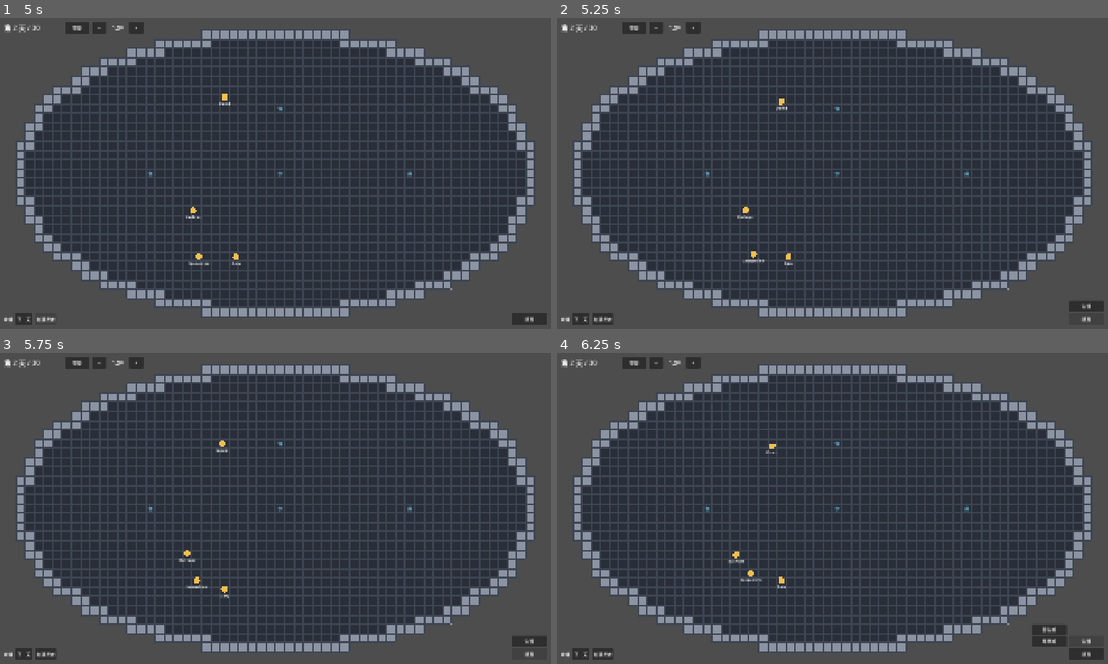
Above: before the commit, frames 1-4 (two rows, left to right).
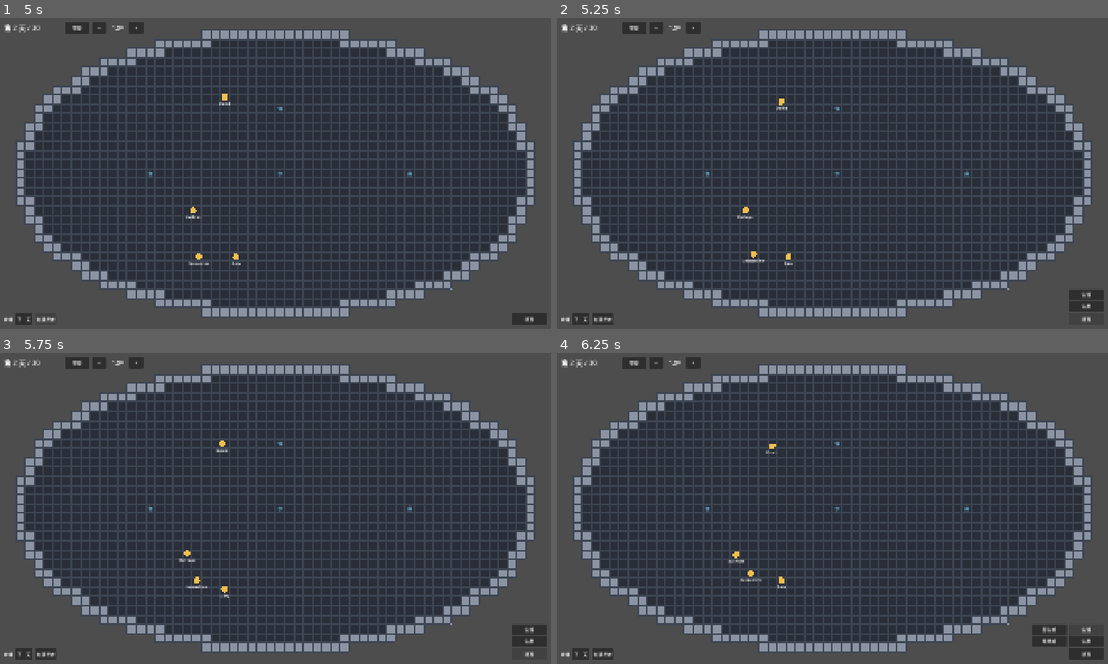
Above: after the commit, the same moments.

Repository: ntust-swe-project/group-AI
Game: Godot game, scene res://scenes/main.tscn
Same seed, same stepped clock (60 frames per second), same inputs: the game is played once before the commit and once after it.
Inputs:
- Up to frame 1 (5 s): click "暫停" at 0.5 s; click "繼續" at 1.25 s; click "−" at 2 s; click "+" at 2.75 s; click "下一天" at 3.5 s; click "加殖民者" at 4.25 s
- Up to frame 2 (5.25 s): click "建造" at 5 s
- Up to frame 3 (5.75 s): no input
- Up to frame 4 (6.25 s): click "生活" at 5.75 s

Frame 1 is identical in both runs. In frame 2, 0.2% of the frame differs, in the area x 92-100%, y 87-94%; in frame 3, 0.2%; in frame 4, less than 0.1%.

Commit message:
feat(resources): add the stockpile, production facility kinds, build costs and development level
Co-Authored-By: Claude Opus 5.5 <noreply@anthropic.com>

Diff:
--- a/logic/construction.gd
+++ b/logic/construction.gd
@@ -15,14 +15,16 @@
 
 var _grid: StationGrid
 var _board: AssignmentBoard
+var _stockpile: Stockpile  # null = building is free (feature 004's tests)
 var _all: Array[Facility] = []  # in placing order
 var _next_id := 1
 var _reserved := {}  # cell -> true: kept clear for something else (feature 003's supply points)
 
 
-func _init(grid: StationGrid, board: AssignmentBoard) -> void:
+func _init(grid: StationGrid, board: AssignmentBoard, stockpile: Stockpile = null) -> void:
 	_grid = grid
 	_board = board
+	_stockpile = stockpile
 
 
 ## Cells no blueprint may cover. Feature 003 keeps its supply points clear so a
@@ -42,10 +44,26 @@
 	return cells
 
 
+## R7: the stock holds enough materials for `kind` (always true with no stockpile).
+func can_afford(kind: FacilityCatalog.Kind) -> bool:
+	return _stockpile == null or _stockpile.amount(Stockpile.Kind.MATERIALS) >= FacilityCatalog.cost_of(kind)
+
+
+## R9: the total cost of every finished facility; blueprints do not count. The
+## only definition of the development level in the game.
+func development_level() -> int:
+	var level := 0
+	for facility in facilities():
+		level += FacilityCatalog.cost_of(facility.kind)
+	return level
+
+
 ## R3: every cell is walkable floor with no blueprint, facility or assignment
 ## on it, and not reserved (003 R12), and blocking them together with the other
-## blueprints would not cut the station in two.
+## blueprints would not cut the station in two; and R7: it is affordable.
 func can_place(kind: FacilityCatalog.Kind, origin: Vector2i) -> bool:
+	if not can_afford(kind):
+		return false
 	var cells := cells_for(kind, origin)
 	for cell in cells:
 		if not _grid.is_walkable(cell) or at(cell) != null or not _board.at(cell).is_empty() \
@@ -56,29 +74,34 @@
 	return not _grid.would_split(cells)
 
 
-## A new blueprint, or null (changing nothing) where `can_place` is false.
+## A new blueprint (its cost taken from the stock, R7), or null (changing
+## nothing) where `can_place` is false.
 func place(kind: FacilityCatalog.Kind, origin: Vector2i) -> Facility:
 	if not can_place(kind, origin):
 		return null
+	if _stockpile:
+		_stockpile.take(Stockpile.Kind.MATERIALS, FacilityCatalog.cost_of(kind))
 	var facility := Facility.new(_next_id, kind, origin)
 	_next_id += 1
 	_all.append(facility)
 	return facility
 
 
-## Removes a blueprint at once (I6), and its builders move on to their next
-## task in this same call. False if no blueprint has that id.
+## Removes a blueprint at once (I6), refunds its whole cost (R7), and its
+## builders move on to their next task in this same call. False if no blueprint has that id.
 func cancel(facility_id: int) -> bool:
 	var blueprint := find(facility_id)
 	if blueprint == null or blueprint.built:
 		return false
 	_release_builders(facility_id)
 	_all.erase(blueprint)
+	if _stockpile:
+		_stockpile.add(Stockpile.Kind.MATERIALS, FacilityCatalog.cost_of(blueprint.kind))
 	return true
 
 
 ## R8: removes a built facility at once (I6) and unblocks its cells; colonists
-## re-plan their routes. False for a blueprint (use cancel) or an unknown id.
+## re-plan their routes. Nothing is refunded (005 R7). False for a blueprint (use cancel) or an unknown id.
 func demolish(facility_id: int) -> bool:
 	var facility := find(facility_id)
 	if facility == null or not facility.built:
--- a/logic/facility_catalog.gd
+++ b/logic/facility_catalog.gd
@@ -1,17 +1,24 @@
 class_name FacilityCatalog
 extends RefCounted
 
-## What can be built (feature 004, R1): name, build-menu category, size and
-## build time. Sizes are width x height in cells; there is no rotating (Q1).
+## What can be built (feature 004, R1; 005 R4, R7): name, build-menu category,
+## size, build time, material cost and what it produces. Sizes are width x height in cells; there is no rotating (Q1).
 
-enum Kind { HYGIENE_STALL, SLEEP_POD }
+enum Kind { HYGIENE_STALL, SLEEP_POD, HYDROPONICS_BAY, WATER_RECYCLER, FABRICATOR }
 
 ## Build-menu categories, top to bottom.
-const CATEGORIES: Array[String] = ["生活"]
+const CATEGORIES: Array[String] = ["生活", "生產"]
 
 const _DATA := {
-	Kind.HYGIENE_STALL: {"name": "衛生艙", "category": "生活", "size": Vector2i(1, 1), "build_days": 0.2},
-	Kind.SLEEP_POD: {"name": "睡眠艙", "category": "生活", "size": Vector2i(1, 2), "build_days": 0.2},
+	Kind.HYGIENE_STALL: {"name": "衛生艙", "category": "生活", "size": Vector2i(1, 1), "build_days": 0.2, "cost": 5},
+	Kind.SLEEP_POD: {"name": "睡眠艙", "category": "生活", "size": Vector2i(1, 2), "build_days": 0.2, "cost": 10},
+	# Q2, Q4: each production facility is 2x2, 10 materials, 0.2 game days.
+	Kind.HYDROPONICS_BAY: {"name": "水耕艙", "category": "生產", "size": Vector2i(2, 2), "build_days": 0.2,
+			"cost": 10, "product": Stockpile.Kind.FOOD},
+	Kind.WATER_RECYCLER: {"name": "水回收機", "category": "生產", "size": Vector2i(2, 2), "build_days": 0.2,
+			"cost": 10, "product": Stockpile.Kind.WATER},
+	Kind.FABRICATOR: {"name": "製造站", "category": "生產", "size": Vector2i(2, 2), "build_days": 0.2,
+			"cost": 10, "product": Stockpile.Kind.MATERIALS},
 }
 
 
@@ -28,6 +35,16 @@
 	return _DATA[kind]["build_days"] * DayClock.SECONDS_PER_DAY
 
 
+## R7: materials it costs to place.
+static func cost_of(kind: Kind) -> int:
+	return _DATA[kind]["cost"]
+
+
+## R4: the `Stockpile.Kind` it produces, or -1 if it produces nothing.
+static func product_of(kind: Kind) -> int:
+	return _DATA[kind].get("product", -1)
+
+
 ## The kinds listed under `category`, in menu order.
 static func kinds_in(category: String) -> Array[Kind]:
 	var kinds: Array[Kind] = []
--- /dev/null
+++ b/logic/stockpile.gd
@@ -0,0 +1,29 @@
+class_name Stockpile
+extends RefCounted
+
+## The one shared stock of the whole station (feature 005, R1): food, water and
+## materials, each a whole number that is never below zero. No capacity limit,
+## and it does not matter where anything is kept. Pure logic (SYSTEM.md S1, R10).
+
+enum Kind { FOOD, WATER, MATERIALS }
+
+## Q1: what a new game starts with.
+const START := {Kind.FOOD: 6, Kind.WATER: 8, Kind.MATERIALS: 30}
+
+var _amounts := START.duplicate()
+
+
+func amount(kind: Kind) -> int:
+	return _amounts[kind]
+
+
+func add(kind: Kind, n: int) -> void:
+	_amounts[kind] += n
+
+
+## True and lowered by `n`; false (nothing changes) if fewer than `n` are held.
+func take(kind: Kind, n: int) -> bool:
+	if _amounts[kind] < n:
+		return false
+	_amounts[kind] -= n
+	return true
--- /dev/null
+++ b/test/test_build_cost.gd
@@ -0,0 +1,192 @@
+extends GutTest
+
+# A1, A5 and A6 of docs/specs/features/005-resources.md: what facilities cost
+# (R7), and the development level (R9).
+
+const STALL := FacilityCatalog.Kind.HYGIENE_STALL
+const POD := FacilityCatalog.Kind.SLEEP_POD
+const BAY := FacilityCatalog.Kind.HYDROPONICS_BAY
+const RECYCLER := FacilityCatalog.Kind.WATER_RECYCLER
+const FABRICATOR := FacilityCatalog.Kind.FABRICATOR
+const ONE_BUILDER := 0.2 * DayClock.SECONDS_PER_DAY
+
+var grid: StationGrid
+var board: AssignmentBoard
+var stock: Stockpile
+var construction: Construction
+var walkers := {}
+
+
+# One open room, cells 1..12 x 1..4.
+func before_each():
+	grid = StationGrid.new(Vector2i(14, 6))
+	grid.add_room_rect(Rect2i(1, 1, 12, 4))
+	board = AssignmentBoard.new(grid)
+	stock = Stockpile.new()
+	construction = Construction.new(grid, board, stock)
+	walkers = {}
+	_add(1, Vector2i(1, 4))  # the builder
+
+
+func _add(colonist_id: int, cell: Vector2i) -> Wanderer:
+	var walker := Wanderer.new(grid, cell)
+	walkers[colonist_id] = walker
+	board.register(colonist_id, walker)
+	return walker
+
+
+func _tick(seconds: float) -> void:
+	for walker in walkers.values():
+		walker.advance(seconds)
+	construction.advance(seconds)
+	construction.assign_builders()
+
+
+func _run(total: float, step := 0.5) -> void:
+	var left := total
+	while left > 0.0:
+		_tick(minf(step, left))
+		left -= step
+
+
+func _build(kind: FacilityCatalog.Kind, origin: Vector2i) -> Facility:
+	var facility := construction.place(kind, origin)
+	construction.assign_builders()
+	_run(ONE_BUILDER + 30.0)  # the build, plus the walk to it
+	return facility
+
+
+func _materials() -> int:
+	return stock.amount(Stockpile.Kind.MATERIALS)
+
+
+# --- catalog (R4, Q2) ---
+
+func test_the_production_category_lists_the_three_facilities():
+	assert_eq(FacilityCatalog.CATEGORIES, ["生活", "生產"] as Array[String])
+	assert_eq(FacilityCatalog.kinds_in("生產"), [BAY, RECYCLER, FABRICATOR] as Array[FacilityCatalog.Kind])
+
+
+func test_production_facility_names_sizes_and_build_time():
+	assert_eq(FacilityCatalog.display_name(BAY), "水耕艙")
+	assert_eq(FacilityCatalog.display_name(RECYCLER), "水回收機")
+	assert_eq(FacilityCatalog.display_name(FABRICATOR), "製造站")
+	for kind in [BAY, RECYCLER, FABRICATOR]:
+		assert_eq(FacilityCatalog.size_of(kind), Vector2i(2, 2))
+		assert_almost_eq(FacilityCatalog.build_seconds(kind), ONE_BUILDER, 0.001)
+
+
+func test_costs():
+	assert_eq(FacilityCatalog.cost_of(STALL), 5)
+	assert_eq(FacilityCatalog.cost_of(POD), 10)
+	assert_eq(FacilityCatalog.cost_of(BAY), 10)
+	assert_eq(FacilityCatalog.cost_of(RECYCLER), 10)
+	assert_eq(FacilityCatalog.cost_of(FABRICATOR), 10)
+
+
+func test_products():
+	assert_eq(FacilityCatalog.product_of(BAY), Stockpile.Kind.FOOD)
+	assert_eq(FacilityCatalog.product_of(RECYCLER), Stockpile.Kind.WATER)
+	assert_eq(FacilityCatalog.product_of(FABRICATOR), Stockpile.Kind.MATERIALS)
+	assert_eq(FacilityCatalog.product_of(STALL), -1)
+	assert_eq(FacilityCatalog.product_of(POD), -1)
+
+
+# --- A1 ---
+
+func test_a_new_game_has_development_level_zero():
+	assert_eq(construction.development_level(), 0)
+
+
+# --- A5: paying ---
+
+func test_placing_takes_the_cost():
+	construction.place(BAY, Vector2i(2, 2))
+	assert_eq(_materials(), 20)
+
+
+func test_cancelling_a_blueprint_refunds_everything():
+	var bay := construction.place(BAY, Vector2i(2, 2))
+	assert_true(construction.cancel(bay.id))
+	assert_eq(_materials(), 30)
+
+
+func test_demolishing_refunds_nothing():
+	var stall := _build(STALL, Vector2i(5, 2))
+	assert_eq(_materials(), 25)
+	assert_true(construction.demolish(stall.id))
+	assert_eq(_materials(), 25)
+
+
+func test_placing_fails_without_enough_materials_and_changes_nothing():
+	stock.take(Stockpile.Kind.MATERIALS, 25)  # 5 left
+	assert_false(construction.can_afford(POD))
+	assert_false(construction.can_place(POD, Vector2i(2, 2)), "the ghost turns invalid")
+	assert_null(construction.place(POD, Vector2i(2, 2)))
+	assert_eq(_materials(), 5)
+	assert_eq(construction.blueprints().size(), 0)
+
+
+func test_exactly_enough_materials_is_enough():
+	stock.take(Stockpile.Kind.MATERIALS, 25)
+	assert_true(construction.can_afford(STALL))
+	assert_not_null(construction.place(STALL, Vector2i(2, 2)))
+	assert_eq(_materials(), 0)
+
+
+func test_placing_until_the_materials_run_out_stops_placement():
+	# 30 materials = three 10-material facilities.
+	for i in 3:
+		assert_not_null(construction.place(BAY, Vector2i(1 + i * 3, 1)), "placement %d" % i)
+	assert_eq(_materials(), 0)
+	assert_false(construction.can_place(RECYCLER, Vector2i(1, 3)))
+	assert_null(construction.place(RECYCLER, Vector2i(1, 3)))
+	assert_eq(_materials(), 0)
+
+
+func test_a_refund_lets_you_place_again():
+	for i in 3:
+		construction.place(BAY, Vector2i(1 + i * 3, 1))
+	var last := construction.blueprints()[2]
+	construction.cancel(last.id)
+	assert_true(construction.can_place(RECYCLER, Vector2i(1, 3)))
+
+
+func test_a_blocked_cell_still_costs_nothing():
+	construction.place(STALL, Vector2i(2, 2))
+	assert_null(construction.place(POD, Vector2i(2, 2)))
+	assert_eq(_materials(), 25, "only the first one was paid for")
+
+
+func test_without_a_stockpile_everything_is_free():
+	var free := Construction.new(grid, board)
+	assert_true(free.can_afford(BAY))
+	assert_not_null(free.place(BAY, Vector2i(2, 2)))
+	assert_eq(_materials(), 30)
+
+
+# --- A6: development level ---
+
+func test_a_blueprint_does_not_count():
+	construction.place(BAY, Vector2i(2, 2))
+	assert_eq(construction.development_level(), 0)
+
+
+func test_a_finished_facility_adds_its_cost():
+	_build(STALL, Vector2i(5, 2))
+	assert_eq(construction.development_level(), 5)
+
+
+func test_development_level_sums_all_finished_facilities():
+	_build(STALL, Vector2i(5, 2))
+	_build(BAY, Vector2i(7, 2))
+	assert_eq(construction.development_level(), 15)
+
+
+func test_demolishing_lowers_the_level_again():
+	var stall := _build(STALL, Vector2i(5, 2))
+	var bay := _build(BAY, Vector2i(7, 2))
+	construction.demolish(stall.id)
+	assert_eq(construction.development_level(), 10)
+	construction.demolish(bay.id)
+	assert_eq(construction.development_level(), 0)
--- a/test/test_build_menu.gd
+++ b/test/test_build_menu.gd
@@ -94,7 +94,7 @@
 func test_build_opens_the_categories_and_a_category_its_facilities():
 	menu.get_node("%BuildButton").pressed.emit()
 	assert_true(menu.get_node("%CategoryList").visible)
-	assert_eq(_texts(menu.get_node("%CategoryList")), ["生活"] as Array[String])
+	assert_eq(_texts(menu.get_node("%CategoryList")), ["生活", "生產"] as Array[String])
 	assert_false(menu.get_node("%KindList").visible)
 	_button(menu.get_node("%CategoryList"), "生活").pressed.emit()
 	assert_true(menu.get_node("%KindList").visible)
--- a/test/test_construction.gd
+++ b/test/test_construction.gd
@@ -31,7 +31,7 @@
 # --- catalog (R1, Q1) ---
 
 func test_the_living_category_has_both_facilities():
-	assert_eq(FacilityCatalog.CATEGORIES, ["生活"] as Array[String])
+	assert_eq(FacilityCatalog.CATEGORIES, ["生活", "生產"] as Array[String])
 	assert_eq(FacilityCatalog.kinds_in("生活"), [STALL, POD] as Array[FacilityCatalog.Kind])
 
 
--- a/test/test_logic_is_pure.gd
+++ b/test/test_logic_is_pure.gd
@@ -47,3 +47,7 @@
 	_assert_pure(FacilityCatalog.new())
 	_assert_pure(Facility.new(1, FacilityCatalog.Kind.HYGIENE_STALL, Vector2i.ZERO))
 	_assert_pure(Construction.new(grid, AssignmentBoard.new(grid)))
+
+
+func test_feature_005_classes_are_not_nodes():
+	_assert_pure(Stockpile.new())
--- /dev/null
+++ b/test/test_stockpile.gd
@@ -0,0 +1,41 @@
+extends GutTest
+
+# A1 of docs/specs/features/005-resources.md: the shared stock (R1, Q1).
+
+var stock: Stockpile
+
+
+func before_each():
+	stock = Stockpile.new()
+
+
+func test_a_new_game_starts_with_the_q1_stock():
+	assert_eq(stock.amount(Stockpile.Kind.FOOD), 6)
+	assert_eq(stock.amount(Stockpile.Kind.WATER), 8)
+	assert_eq(stock.amount(Stockpile.Kind.MATERIALS), 30)
+
+
+func test_add_raises_one_resource_only():
+	stock.add(Stockpile.Kind.FOOD, 4)
+	assert_eq(stock.amount(Stockpile.Kind.FOOD), 10)
+	assert_eq(stock.amount(Stockpile.Kind.WATER), 8)
+
+
+func test_take_lowers_the_amount():
+	assert_true(stock.take(Stockpile.Kind.MATERIALS, 10))
+	assert_eq(stock.amount(Stockpile.Kind.MATERIALS), 20)
+
+
+func test_take_exactly_everything_reaches_zero():
+	assert_true(stock.take(Stockpile.Kind.WATER, 8))
+	assert_eq(stock.amount(Stockpile.Kind.WATER), 0)
+
+
+func test_taking_more_than_held_fails_and_changes_nothing():
+	assert_false(stock.take(Stockpile.Kind.FOOD, 7))
+	assert_eq(stock.amount(Stockpile.Kind.FOOD), 6, "never goes negative")
+
+
+func test_there_is_no_upper_limit():
+	stock.add(Stockpile.Kind.MATERIALS, 100000)
+	assert_eq(stock.amount(Stockpile.Kind.MATERIALS), 100030)
Not shown, added: logic/stockpile.gd.uid
Not shown, added: test/test_build_cost.gd.uid
Not shown, added: test/test_stockpile.gd.uid
